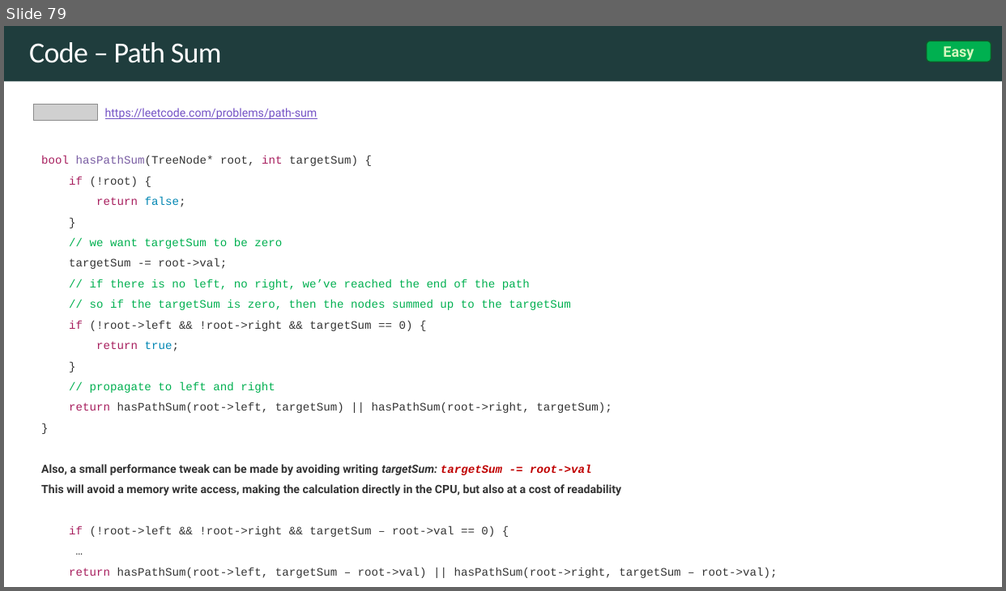
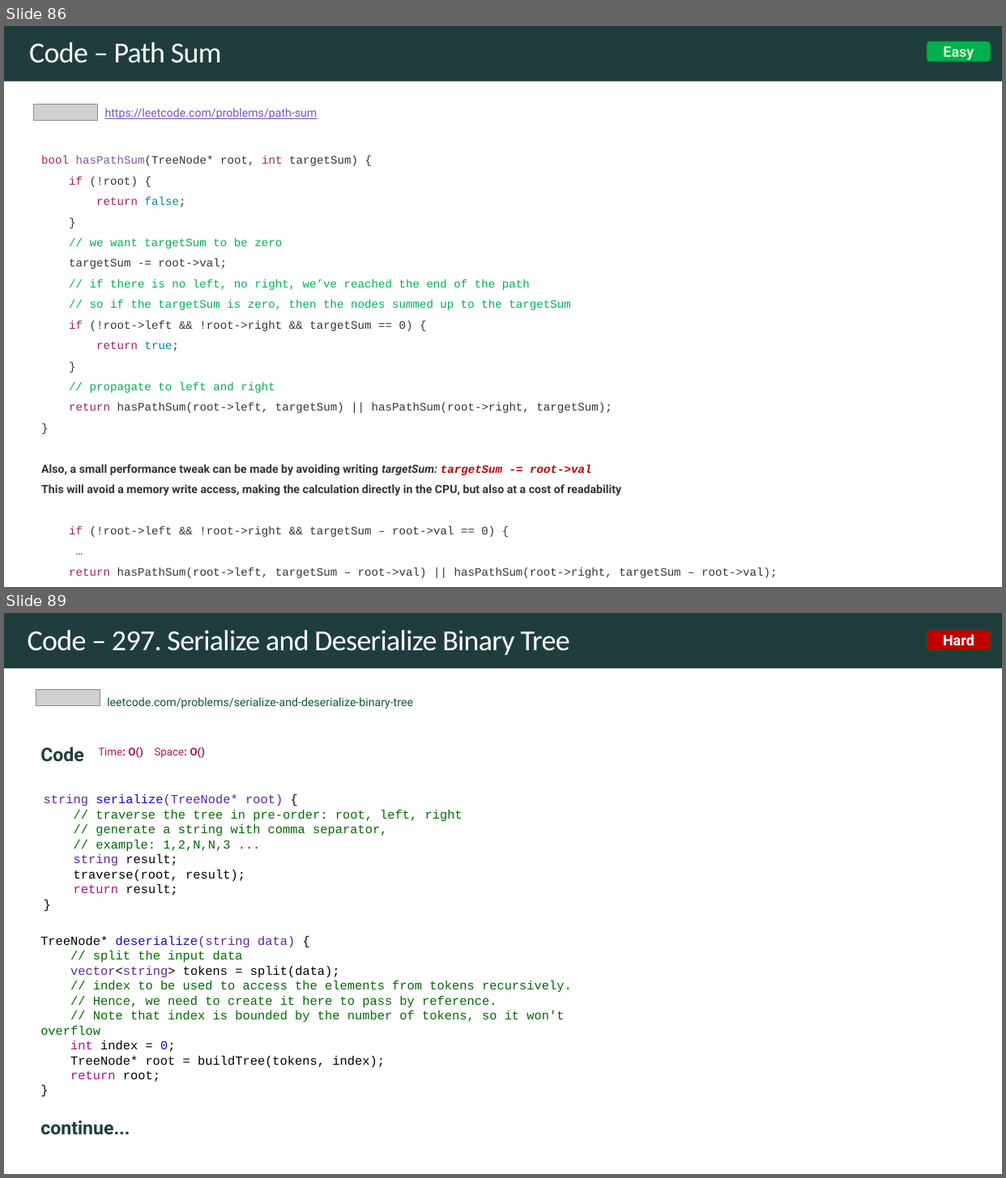
Before and after one commit to rfdavid/coding-interview-handbook-cpp, a slide deck: Algorithm and problem Solving Cheatsheet.pptm. Shown one above the other, each under a label of ours: slide 79 before the commit, slides 86 and 89 after it; the slides between them are not shown. The pictures are 1006x591 and 1006x1178 pixels, drawn with LibreOffice and Linux fonts; fonts in the diff are those of the drawing; grey boxes stand for pictures. Boxes give left, top, right and bottom in pixels: in the first picture for what was removed or moved away, otherwise in the second. Text is boxed around its words. In the diff, an @@ line names an element or a change of style, - is before the commit and + after.

Commit message:
added 297 serialize and deserialize binary tree

```diff
--- a/Algorithm and problem Solving Cheatsheet.pptm
+++ b/Algorithm and problem Solving Cheatsheet.pptm
@@ slide 89 added at [4, 613, 1002, 1174], background #FFFFFF; not listed: 1 template element that a slide beside it also shows @@
@@ title added at [27, 630, 570, 655], 28 pt, text #FFFFFF @@
+Code – 297. Serialize and Deserialize Binary Tree
@@ rounded rectangle added at [927, 629, 991, 650], fill #C00000, outline #0F5829 1 pt, 14 pt, text #FFFFFF, bold @@
+Hard
@@ picture added at [36, 689, 100, 706] @@
@@ text added at [107, 697, 413, 709], 11 pt, text #0F5829 @@
+leetcode.com/problems/serialize-and-deserialize-binary-tree
@@ text added at [40, 747, 206, 762], 18 pt, text #A71D5D, bold @@
+Code Time: O() Space: O()
@@ text added at [44, 794, 462, 896], 12 pt, text #006A00 @@
+string serialize(TreeNode* root) {
+// traverse the tree in pre-order: root, left, right
+// generate a string with comma separator,
+// example: 1,2,N,N,3 ...
+string result;
+traverse(root, result);
+return result;
+}
@@ text added at [40, 936, 572, 1082], 12 pt, text #006A00 @@
+TreeNode* deserialize(string data) {
+// split the input data
+vector<string> tokens = split(data);
+// index to be used to access the elements from tokens recursively.
+// Hence, we need to create it here to pass by reference.
+// Note that index is bounded by the number of tokens, so it won't overflow
+int index = 0;
+TreeNode* root = buildTree(tokens, index);
+return root;
+}
@@ text added at [40, 1121, 130, 1135], 18 pt, text #1F3D3D, bold @@
+continue...
@@ what was slide 79 is now slide 86 @@
```
Also in this commit, not shown: 5 slides changed, 12 other slides added, 1 slide removed, 16 other files.
